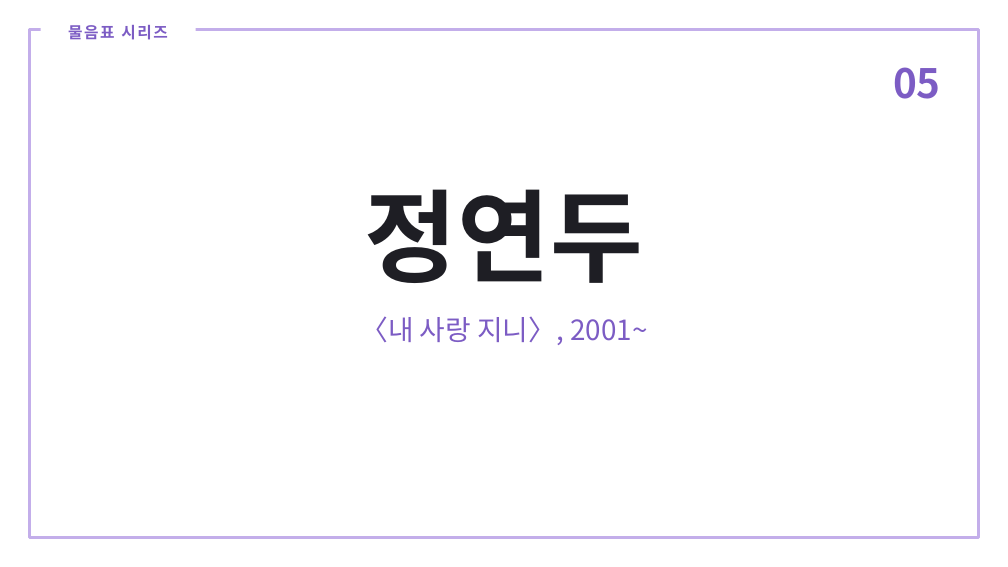
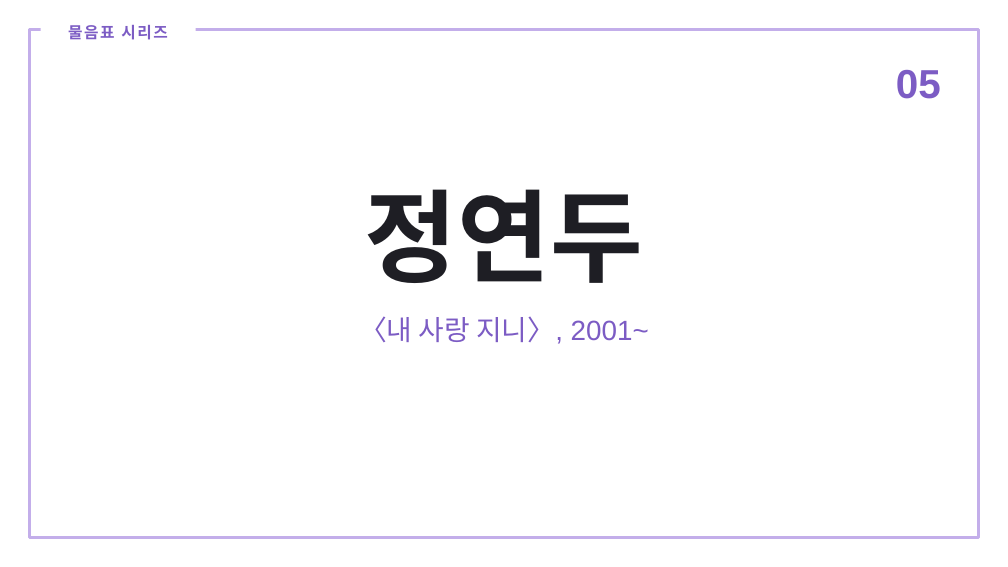
Before and after one commit to joyhanju/joyhanju.github.io, a slide deck: slide 40 of materials/this-is-art/이것도미술이에요_수업PPT.pptx. Drawn at 1008x567 pixels with LibreOffice and Linux fonts; fonts in the diff are those of the drawing. Boxes give left, top, right and bottom in pixels: in the first picture for what was removed or moved away, otherwise in the second. Text is boxed around its words. In the diff, an @@ line names an element or a change of style, - is before the commit and + after.

```diff
--- a/materials/this-is-art/이것도미술이에요_수업PPT.pptx
+++ b/materials/this-is-art/이것도미술이에요_수업PPT.pptx
@@ text "05" at [896, 70, 941, 99]: font Noto Sans CJK KR to Arial @@
@@ text "〈내 사랑 지니〉, 2001~" at [359, 316, 649, 344]: font Noto Sans CJK KR to Arial @@
```
Also in this commit, not shown: 83 other slides changed, 9 other files.
